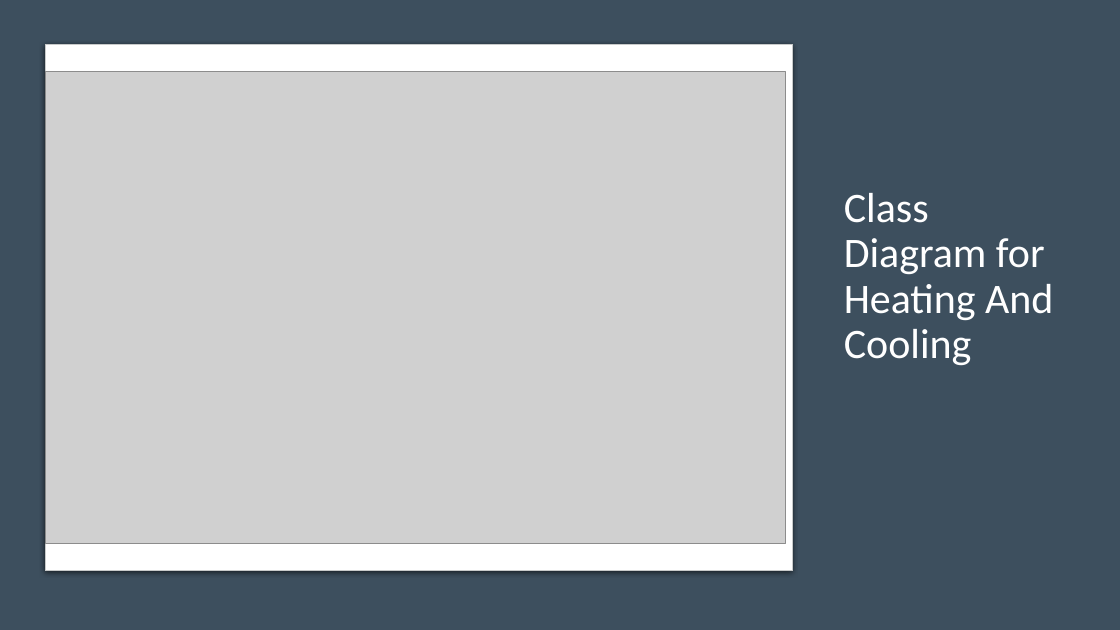
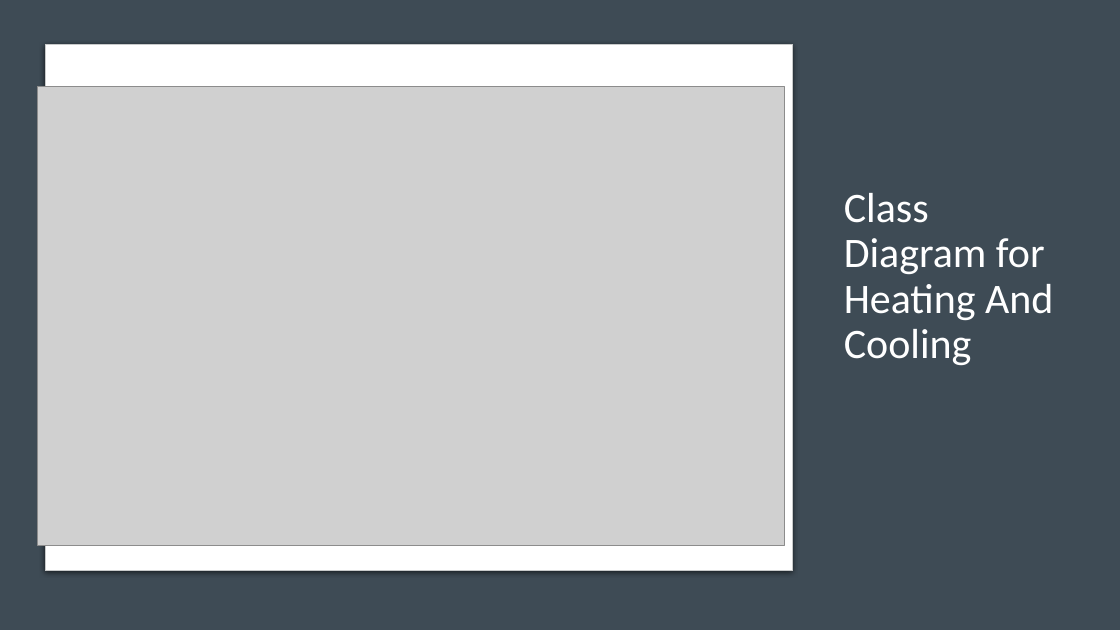
Before and after one commit to Microcontroller-Team-1/winter20-21, a slide deck: slide 8 of Project_Week_7&8/Precise Analysis.pptx. Drawn at 1120x630 pixels with LibreOffice and Linux fonts; fonts in the diff are those of the drawing; grey boxes stand for pictures. Boxes give left, top, right and bottom in pixels: in the first picture for what was removed or moved away, otherwise in the second. Text is boxed around its words. In the diff, an @@ line names an element or a change of style, - is before the commit and + after.

```diff
--- a/Project_Week_7&8/Precise Analysis.pptx
+++ b/Project_Week_7&8/Precise Analysis.pptx
@@ rectangle at box(0, 0, 1120, 630): fill #3D4F5E to #3E4B55 @@
@@ picture: place and size @@
-picture at box(45, 71, 786, 543)
+picture at box(38, 87, 785, 545)
```
Also in this commit, not shown: 2 other slides changed.
